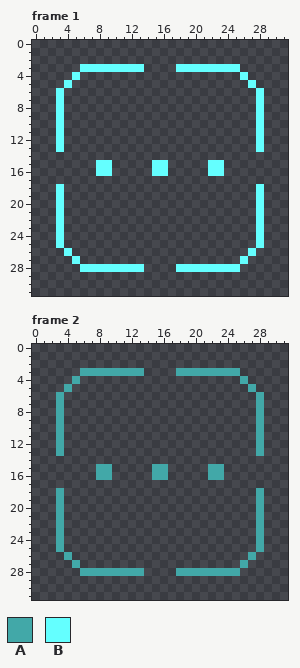
Pixel-art file -- Assets/Aseprite/dropdown_icon.ase. The picture above is the old version.
32x32 pixels, 2 frames. Shown: frame 1, frame 2.
Visible layers, top first: "Layer 2", "Layer 1".
Palette (. is transparent): A #42a8a8  B #64ffff
Pixels before, frame 1, first column x 3:
 3 ...BBBBBBBB....BBBBBBBB...
 4 ..B....................B..
 5 .B......................B.
 6 B........................B
 7 B........................B
 8 B........................B
 9 B........................B
10 B........................B
11 B........................B
12 B........................B
13 B........................B
14 ..........................
15 .....BB.....BB.....BB.....
16 .....BB.....BB.....BB.....
17 ..........................
18 B........................B
19 B........................B
20 B........................B
21 B........................B
22 B........................B
23 B........................B
24 B........................B
25 B........................B
26 .B......................B.
27 ..B....................B..
28 ...BBBBBBBB....BBBBBBBB...
Pixels before, frame 2, first column x 3:
 3 ...AAAAAAAA....AAAAAAAA...
 4 ..A....................A..
 5 .A......................A.
 6 A........................A
 7 A........................A
 8 A........................A
 9 A........................A
10 A........................A
11 A........................A
12 A........................A
13 A........................A
14 ..........................
15 .....AA.....AA.....AA.....
16 .....AA.....AA.....AA.....
17 ..........................
18 A........................A
19 A........................A
20 A........................A
21 A........................A
22 A........................A
23 A........................A
24 A........................A
25 A........................A
26 .A......................A.
27 ..A....................A..
28 ...AAAAAAAA....AAAAAAAA...
New version:
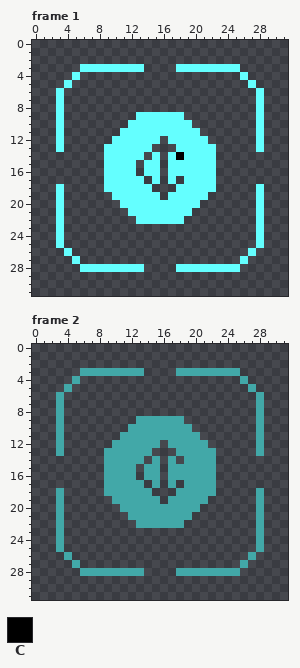
Colours new in this view: C #000000
The author wrote: bank & outing icons
From old to new:
layer "frame" added
Frame 1, layers "Layer 2", "frame":
y 9: x 13..18 ...... -> BBBBBB
y 10: x 12..19 ........ -> BBBBBBBB
y 11: x 11..20 .......... -> BBBBBBBBBB
y 12: x 10..15 ...... -> BBBBBB; x 17..21 ..... -> BBBBB
y 13: x 9..14 ...... -> BBBBBB; x 18..22 ..... -> BBBBB
y 14: x 9..13 ..... -> BBBBB; x 15 . -> B; x 17..22 ...... -> BCBBBB
y 15..16: x 8 B -> .; x 10..12 ... -> BBB; x 14 . -> B; x 16..21 B..... -> .BBBBB; x 23 B -> .
y 17: x 9..13 ..... -> BBBBB; x 15 . -> B; x 17 . -> B; x 19..22 .... -> BBBB
y 18: x 9..14 ...... -> BBBBBB; x 18..22 ..... -> BBBBB
y 19: x 10..15 ...... -> BBBBBB; x 17..21 ..... -> BBBBB
y 20: x 11..20 .......... -> BBBBBBBBBB
y 21: x 12..19 ........ -> BBBBBBBB
y 22: x 13..18 ...... -> BBBBBB
Frame 2, layer "Layer 2":
y 9: x 13..18 ...... -> AAAAAA
y 10: x 12..19 ........ -> AAAAAAAA
y 11: x 11..20 .......... -> AAAAAAAAAA
y 12: x 10..15 ...... -> AAAAAA; x 17..21 ..... -> AAAAA
y 13: x 9..14 ...... -> AAAAAA; x 18..22 ..... -> AAAAA
y 14: x 9..13 ..... -> AAAAA; x 15 . -> A; x 17 . -> A; x 19..22 .... -> AAAA
y 15..16: x 8 A -> .; x 10..12 ... -> AAA; x 14 . -> A; x 16..21 A..... -> .AAAAA; x 23 A -> .
y 17: x 9..13 ..... -> AAAAA; x 15 . -> A; x 17 . -> A; x 19..22 .... -> AAAA
y 18: x 9..14 ...... -> AAAAAA; x 18..22 ..... -> AAAAA
y 19: x 10..15 ...... -> AAAAAA; x 17..21 ..... -> AAAAA
y 20: x 11..20 .......... -> AAAAAAAAAA
y 21: x 12..19 ........ -> AAAAAAAA
y 22: x 13..18 ...... -> AAAAAA
Changed places in both pictures, as pixel boxes (x1, y1, x2, y2):
changed: (96, 112, 224, 224)
changed: (96, 416, 224, 528)
